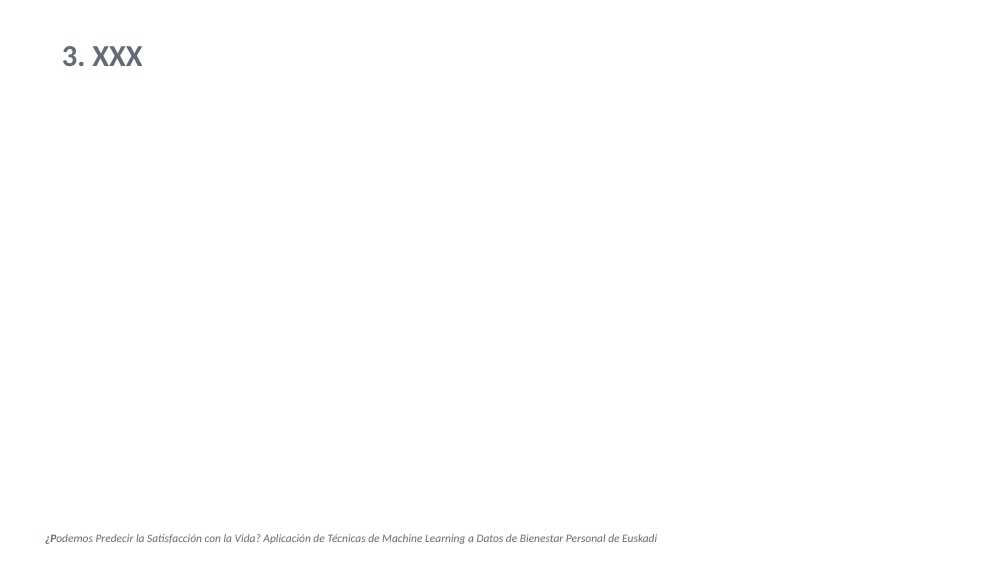
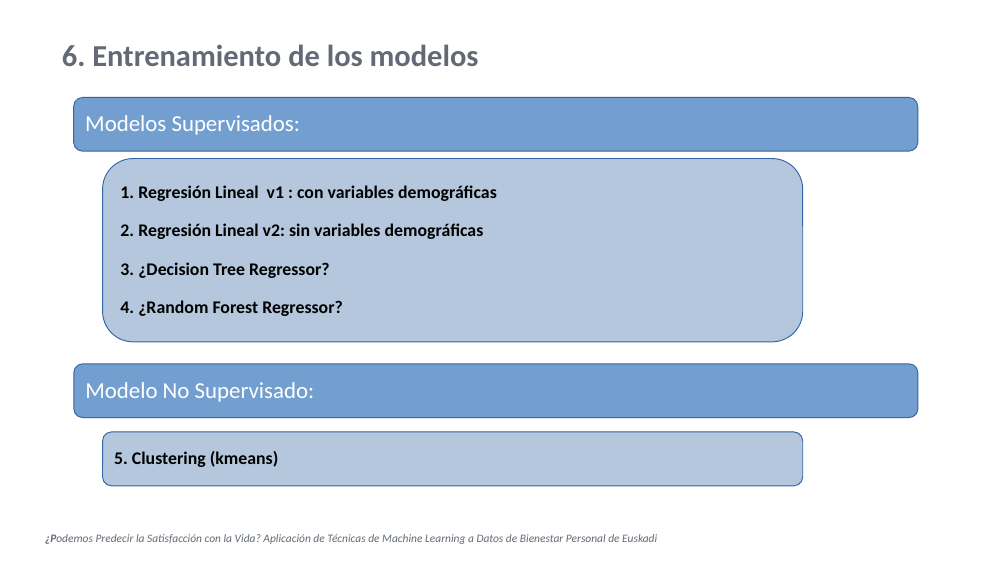
Before and after one commit to Leire2026/Proyecto_Machine_Learning, a slide deck: slide 13 of Proyecto_Final_ML/6_Docs/Presentacion_Tecnica_Proyecto_ML.ppt (slide 6 before the commit). Drawn at 1008x567 pixels with LibreOffice and Linux fonts; fonts in the diff are those of the drawing; background and template pictures are left out. Boxes give left, top, right and bottom in pixels: in the first picture for what was removed or moved away, otherwise in the second. Text is boxed around its words. In the diff, an @@ line names an element or a change of style, - is before the commit and + after.

```diff
--- a/Proyecto_Final_ML/6_Docs/Presentacion_Tecnica_Proyecto_ML.ppt
+++ b/Proyecto_Final_ML/6_Docs/Presentacion_Tecnica_Proyecto_ML.ppt
@@ text at (62, 44, 479, 66): text changed @@
-3. XXX
+6. Entrenamiento de los modelos
@@ rounded rectangle added at (74, 98, 918, 152), fill #729FCF, outline #3465A4 0.74 pt, 18 pt, text #FFFFFF @@
+Modelos Supervisados:
@@ rounded rectangle added at (102, 158, 803, 342), fill #B4C7DC, outline #3465A4 0.74 pt, 14 pt, text #000000, bold @@
+1. Regresión Lineal v1 : con variables demográficas
+2. Regresión Lineal v2: sin variables demográficas
+3. ¿Decision Tree Regressor?
+4. ¿Random Forest Regressor?
@@ rounded rectangle added at (74, 364, 918, 418), fill #729FCF, outline #3465A4 0.74 pt, 18 pt, text #FFFFFF @@
+Modelo No Supervisado:
@@ rounded rectangle added at (102, 432, 803, 486), fill #B4C7DC, outline #3465A4 0.74 pt, 14 pt, text #000000, bold @@
+5. Clustering (kmeans)
```
Also in this commit, not shown: 5 other slides changed, 8 slides added, 4 other files.
